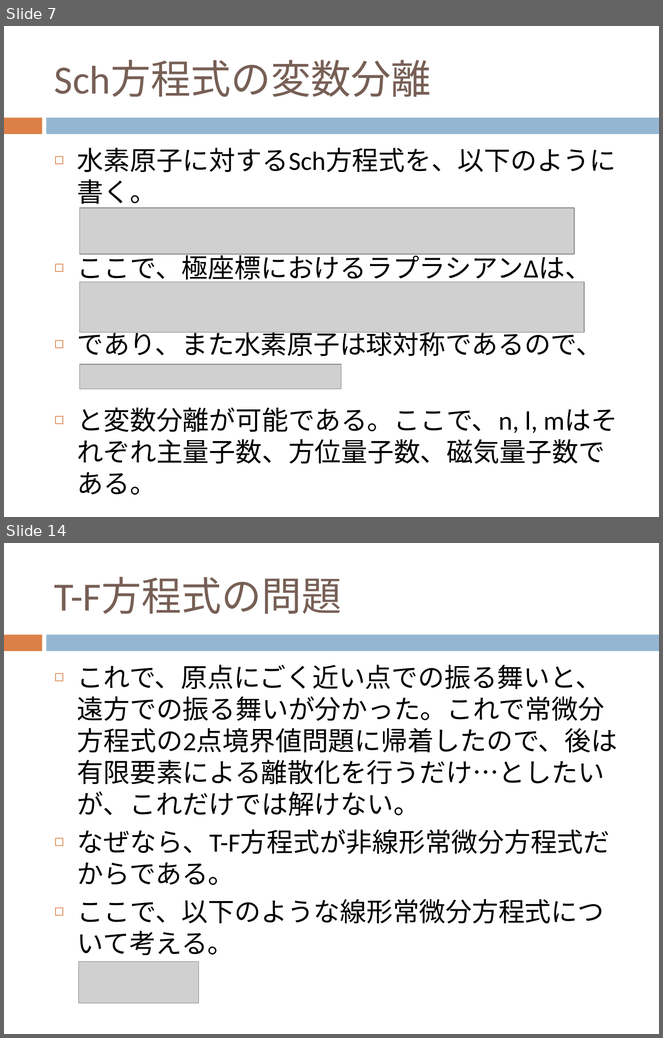
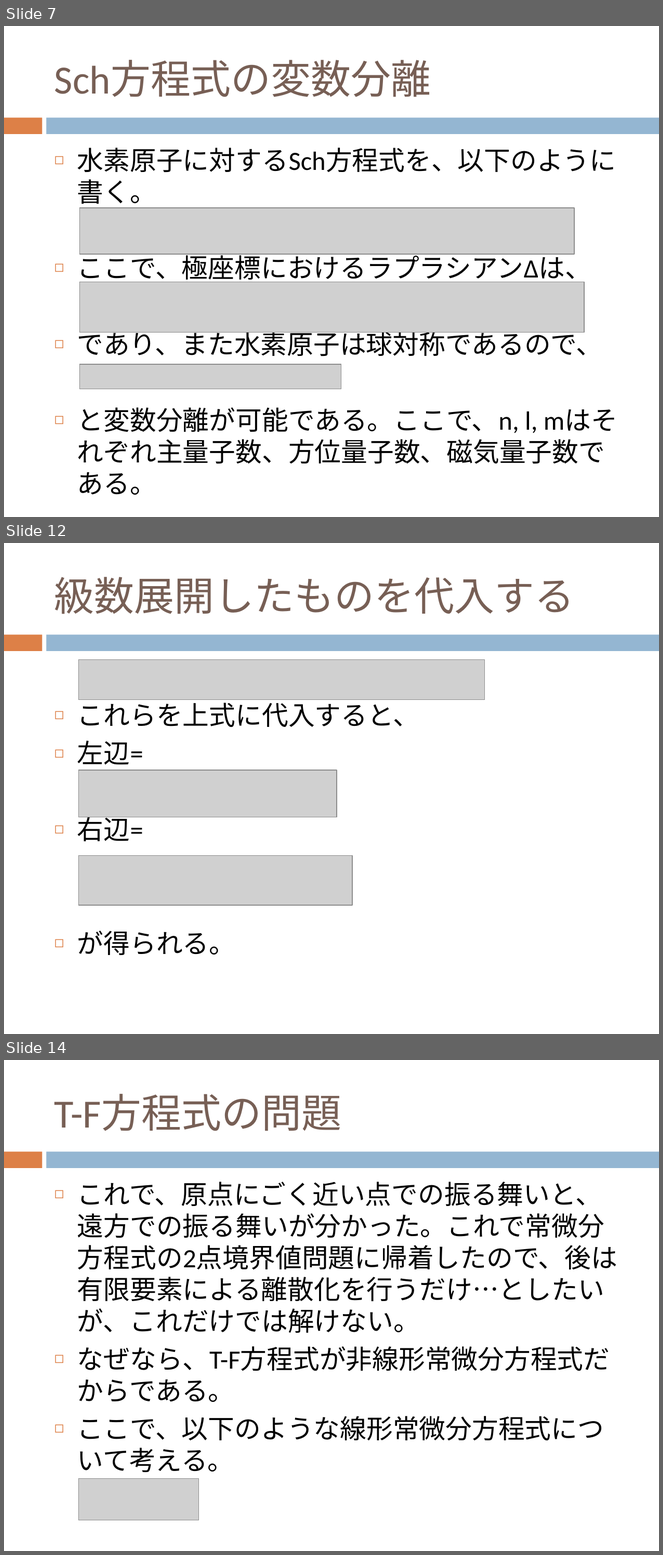
Before and after one commit to dc1394/fukui_sono2, a slide deck: 福井技術者の集いその2_発表資料スライド.pptx. Shown one above the other, each under a label of ours: slides 7 and 14 before the commit, slides 7, 12 and 14 after it; the slides between them are not shown. The pictures are 663x1038 and 663x1555 pixels, drawn with LibreOffice and Linux fonts; fonts in the diff are those of the drawing; grey boxes stand for pictures. Boxes give left, top, right and bottom in pixels: in the first picture for what was removed or moved away, otherwise in the second. Text is boxed around its words. In the diff, an @@ line names an element or a change of style, - is before the commit and + after.

```diff
--- a/福井技術者の集いその2_発表資料スライド.pptx
+++ b/福井技術者の集いその2_発表資料スライド.pptx
@@ slide 12 added at [4, 543, 659, 1034], background #FFFFFF; not listed: 2 template elements that a slide beside it also shows @@
@@ title added at [54, 577, 575, 614], 44 pt, text #775F55 @@
+級数展開したものを代入する
@@ picture added at [79, 659, 485, 700] @@
@@ text added at [77, 698, 419, 955], 29 pt, text #000000 @@
+◻ これらを上式に代入すると、
+◻ 左辺=
+◻ 右辺=
+◻ が得られる。
@@ picture added at [79, 770, 337, 818] @@
@@ picture added at [79, 856, 352, 905] @@
```
Also in this commit, not shown: 6 slides changed, 1 other slide added, 4 slides removed, 2 other files.
